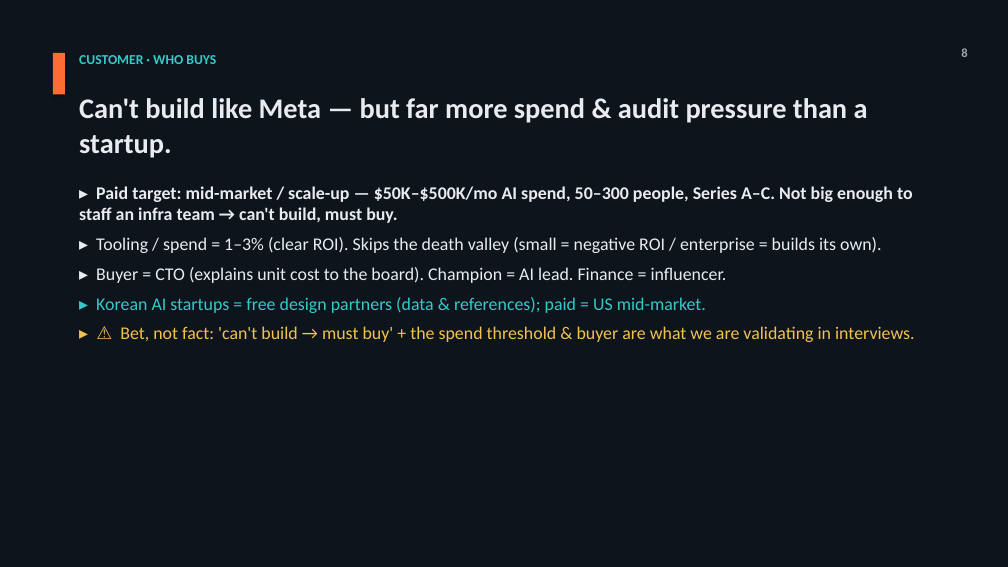
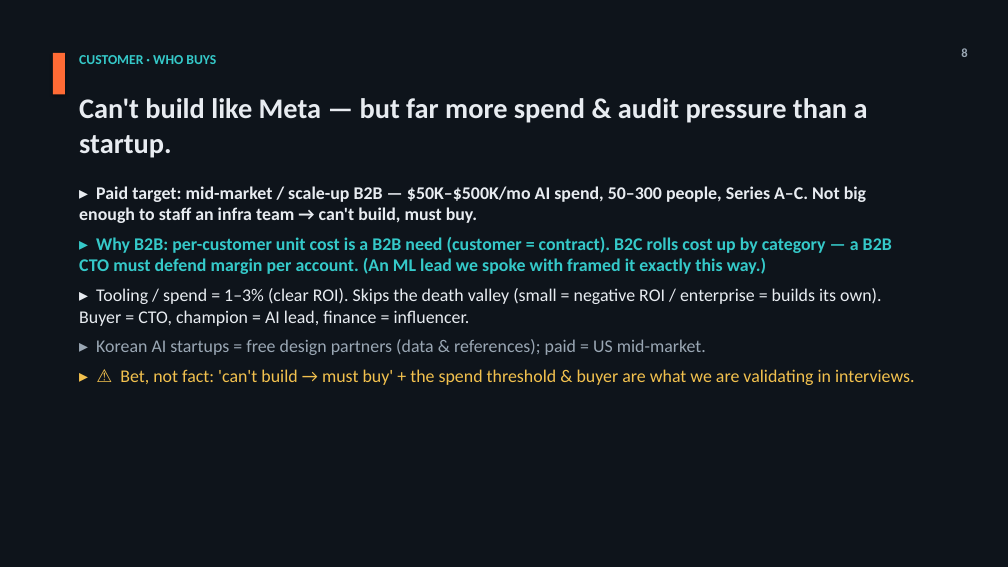
Before and after one commit to jmormalik/WTIA_AI_Cost_Gov, a slide deck: slide 8 of deliverables/Pitch_Deck_VersionB_Hero-Hybrid_EN.pptx. Drawn at 1008x567 pixels with LibreOffice and Linux fonts; fonts in the diff are those of the drawing. Boxes give left, top, right and bottom in pixels: in the first picture for what was removed or moved away, otherwise in the second. Text is boxed around its words. In the diff, an @@ line names an element or a change of style, - is before the commit and + after.

```diff
--- a/deliverables/Pitch_Deck_VersionB_Hero-Hybrid_EN.pptx
+++ b/deliverables/Pitch_Deck_VersionB_Hero-Hybrid_EN.pptx
@@ text at [79,186,892,326]: text changed; bold on @@
-▸ Paid target: mid-market / scale-up — $50K–$500K/mo AI spend, 50–300 people, Series A–C. Not big enough to staff an infra team → can't build, must buy.
-▸ Tooling / spend = 1–3% (clear ROI). Skips the death valley (small = negative ROI / enterprise = builds its own).
-▸ Buyer = CTO (explains unit cost to the board). Champion = AI lead. Finance = influencer.
+▸ Paid target: mid-market / scale-up B2B — $50K–$500K/mo AI spend, 50–300 people, Series A–C. Not big enough to staff an infra team → can't build, must buy.
+▸ Why B2B: per-customer unit cost is a B2B need (customer = contract). B2C rolls cost up by category — a B2B CTO must defend margin per account. (An ML lead we spoke with framed it exactly this way.)
+▸ Tooling / spend = 1–3% (clear ROI). Skips the death valley (small = negative ROI / enterprise = builds its own). Buyer = CTO, champion = AI lead, finance = influencer.
@@ text at [96,339,706,355]: text colour #35C9C9 to #9AA7B4 in "▸ Korean AI startups = free design ..." @@
```
Also in this commit, not shown: 4 other slides changed, 6 other files.
